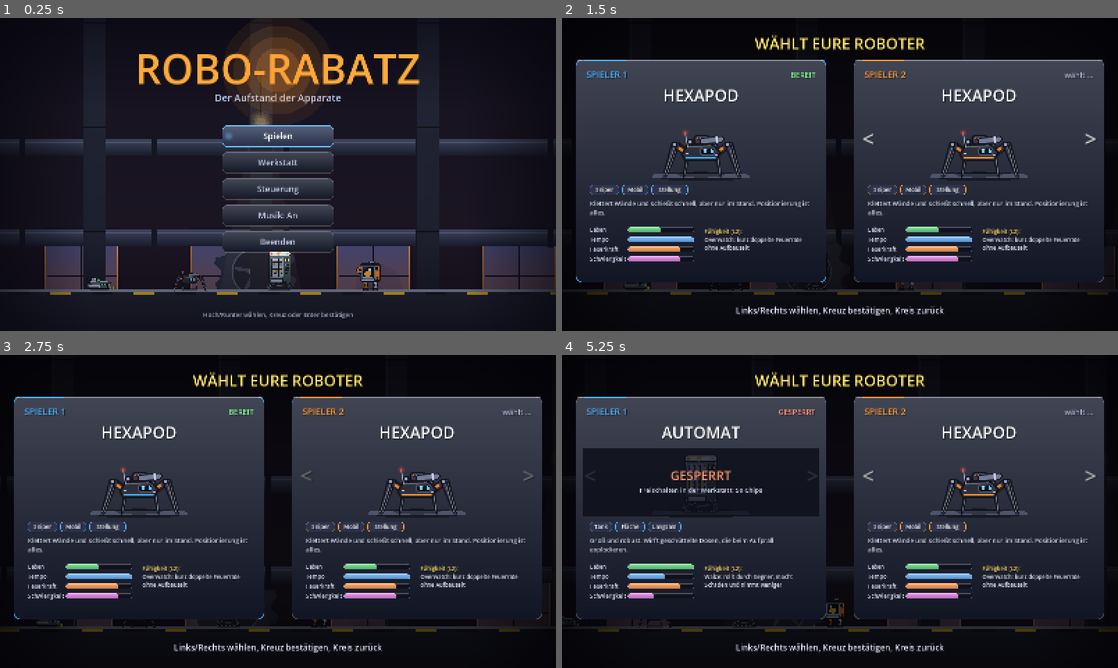
Above: before the commit, frames 1-4 (two rows, left to right).
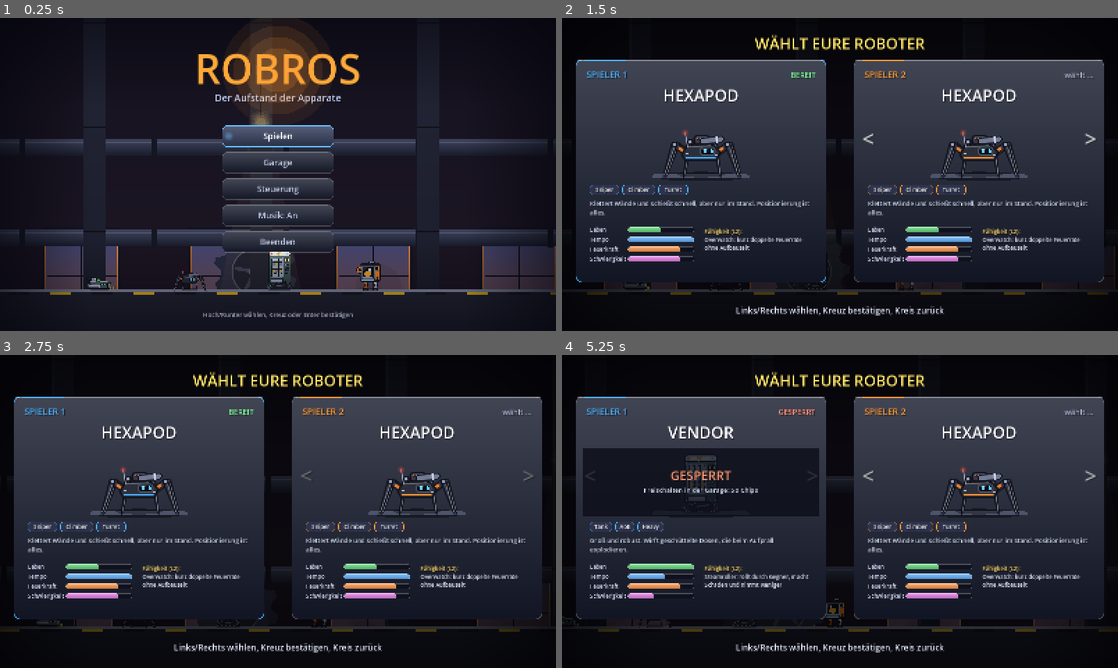
Above: after the commit, the same moments.

Repository: BearsinK/Ares
Game: Godot game, scene res://scenes/title.tscn
Two runs of this game, one before a commit and one after it. Both use one fixed random seed, a clock stepped at 60 frames per second and the inputs below.
Inputs (mouse positions are in pixels of both pictures, inside the frame that each line leads up to):
- Up to frame 1 (0.25 s): no input
- Up to frame 2 (1.5 s): tap Enter (p1_confirm) at 0.5, 1.35 s; move the mouse to (962, 158) at 0.52 s; hold D (p1_right) from 0.53 s (still down); tap E (p1_ability) at 0.6 s; click (962, 158) at 0.67 s; tap Space (p1_jump) at 0.77, 1.07 s; move the mouse to (728, 190) at 1.27 s
- Up to frame 3 (2.75 s): tap Space (p1_jump) at 1.52, 1.82 s; move the mouse to (333, 442) at 2.02 s; release D (p1_right) at 2.03 s; hold A (p1_left) from 2.03 s (still down); tap Shift (p1_dash) at 2.1 s
- Up to frame 4 (5.25 s): move the mouse to (812, 574) at 2.77 s; release A (p1_left) at 2.78 s; hold D (p1_right) 2.78-4.28 s; tap F (p1_fire) at 2.85 s; click (812, 574) at 2.92 s; tap Space (p1_jump) at 3.02, 3.32, 3.77, 4.07, 4.52, 4.82 s; move the mouse to (1006, 558) at 3.52 s; tap R (p1_hook) at 3.6 s; tap Escape (pause) at 4.15 s; move the mouse to (673, 464) at 4.27 s; hold A (p1_left) 4.28-5.03 s; tap G (p1_interact) at 4.35 s; move the mouse to (867, 511) at 5.02 s; hold D (p1_right) from 5.03 s (still down); tap Q (p1_weapon) at 5.1 s; click (867, 511) at 5.17 s

The runs differ from the first frame. In frame 1, 2.3% of the frame differs, in the area x 25-76%, y 11-48%; in frame 2, 0.2%; in frame 3, 0.2%; in frame 4, 1.0%.

Commit message:
Spiel heisst Robros, Namen cooler (Dustgun, Vortex, Heavy Frame, Smelter u.a.), Werkstatt wird Garage
Co-Authored-By: Claude Sonnet 5.5 <noreply@anthropic.com>
Claude-Session: https://claude.ai/code/session_01LWfhWxkDekTWkUA5NKCt1X

Diff:
--- a/project.godot
+++ b/project.godot
@@ -10,7 +10,7 @@
 
 [application]
 
-config/name="Robo-Rabatz"
+config/name="Robros"
 run/main_scene="res://scenes/title.tscn"
 config/features=PackedStringArray("4.7", "GL Compatibility")
 
--- a/scripts/data/elements.gd
+++ b/scripts/data/elements.gd
@@ -5,7 +5,7 @@
 const IDS: Array[String] = ["fire", "water", "ice", "lightning"]
 
 const NAMES := {
-	"fire": "Feuer", "water": "Wasser", "ice": "Eis", "lightning": "Blitz",
+	"fire": "Pyro", "water": "Hydro", "ice": "Cryo", "lightning": "Volt",
 }
 
 const COLORS := {
--- a/scripts/data/enemy_types.gd
+++ b/scripts/data/enemy_types.gd
@@ -5,14 +5,14 @@
 
 const DATA := {
 	"walker": {
-		"name": "Läufer", "color": Color(0.85, 0.3, 0.35), "radius": 14.0,
+		"name": "Grunt", "color": Color(0.85, 0.3, 0.35), "radius": 14.0,
 		"hp": 30.0, "speed": 150.0, "movement": "ground", "jump": 720.0,
 		"attack": "melee", "melee_shape": "cone", "reach": 46.0,
 		"windup": 0.5, "cooldown": 1.3, "damage": 10.0, "knockback": 1.0,
 		"xp": 1, "gold_chance": 0.4, "cost": 1.0, "from_time": 0.0,
 	},
 	"shooter": {
-		"name": "Schütze", "color": Color(0.7, 0.35, 0.85), "radius": 13.0,
+		"name": "Gunner", "color": Color(0.7, 0.35, 0.85), "radius": 13.0,
 		"hp": 25.0, "speed": 80.0, "movement": "ground", "jump": 720.0,
 		"attack": "ranged", "keep_distance": 450.0, "range": 700.0,
 		"windup": 0.8, "lock_time": 0.25, "cooldown": 2.2, "damage": 8.0,
@@ -20,7 +20,7 @@
 		"xp": 2, "gold_chance": 0.5, "cost": 2.0, "from_time": 30.0,
 	},
 	"flyer": {
-		"name": "Flieger", "color": Color(0.95, 0.65, 0.25), "radius": 11.0,
+		"name": "Buzzer", "color": Color(0.95, 0.65, 0.25), "radius": 11.0,
 		"hp": 18.0, "speed": 190.0, "movement": "fly",
 		"attack": "ranged", "keep_distance": 320.0, "range": 650.0,
 		"windup": 0.7, "lock_time": 0.25, "cooldown": 2.6, "damage": 7.0,
@@ -28,7 +28,7 @@
 		"xp": 2, "gold_chance": 0.5, "cost": 2.0, "from_time": 70.0,
 	},
 	"charger": {
-		"name": "Rammbock", "color": Color(0.9, 0.5, 0.15), "radius": 18.0,
+		"name": "Ramtank", "color": Color(0.9, 0.5, 0.15), "radius": 18.0,
 		"hp": 70.0, "speed": 110.0, "movement": "ground", "jump": 600.0,
 		"attack": "charge", "keep_distance": 280.0, "range": 480.0,
 		"windup": 0.8, "lock_time": 0.2, "cooldown": 2.6, "damage": 18.0,
@@ -36,7 +36,7 @@
 		"xp": 3, "gold_chance": 0.7, "cost": 3.0, "from_time": 110.0,
 	},
 	"mortar": {
-		"name": "Mörser", "color": Color(0.3, 0.7, 0.6), "radius": 16.0,
+		"name": "Mortar", "color": Color(0.3, 0.7, 0.6), "radius": 16.0,
 		"hp": 45.0, "speed": 60.0, "movement": "ground", "jump": 500.0,
 		"attack": "strike", "keep_distance": 650.0, "range": 1000.0,
 		"windup": 0.6, "lock_time": 0.0, "cooldown": 3.8, "damage": 20.0,
@@ -55,10 +55,10 @@
 
 ## Elite-Arten: jede hat eine eigene Farbe, einen Namen und eine Mechanik (siehe Enemy._update_elite).
 const ELITE_KINDS := {
-	"fire": {"name": "BRANDHERD", "color": Color(1.0, 0.5, 0.15), "text": "legt Brandherde"},
-	"shield": {"name": "SCHILDTRÄGER", "color": Color(0.45, 0.8, 1.0), "text": "trägt einen Schild"},
-	"storm": {"name": "STURMBOT", "color": Color(0.95, 0.85, 0.3), "text": "feuert Blitzfächer"},
-	"frost": {"name": "FROSTWACHE", "color": Color(0.75, 0.92, 1.0), "text": "bremst in der Nähe"},
+	"fire": {"name": "INFERNO", "color": Color(1.0, 0.5, 0.15), "text": "legt Feuerherde"},
+	"shield": {"name": "BULWARK", "color": Color(0.45, 0.8, 1.0), "text": "trägt einen Schild"},
+	"storm": {"name": "STORMER", "color": Color(0.95, 0.85, 0.3), "text": "feuert Blitzfächer"},
+	"frost": {"name": "FROSTBITE", "color": Color(0.75, 0.92, 1.0), "text": "bremst in der Nähe"},
 }
 
 
--- a/scripts/data/firmware.gd
+++ b/scripts/data/firmware.gd
@@ -4,15 +4,15 @@
 ## Zahl der Stapel (1 = einmalig).
 
 const DATA := {
-	"double_jump": {"name": "Doppelsprung", "text": "ein Sprung mehr in der Luft", "max": 2},
-	"wall_jump": {"name": "Wandsprung", "text": "an Wänden abspringen und rutschen", "max": 1},
-	"glide": {"name": "Gleitschirm", "text": "Sprung halten bremst den Fall", "max": 1},
-	"slam": {"name": "Bodenstoß", "text": "in der Luft runter + Sprung: Aufprall mit Schaden", "max": 1},
-	"hook": {"name": "Greifhaken", "text": "Haken (Quadrat) zieht dich zum Zielpunkt", "max": 1},
-	"dash_charge": {"name": "Dash-Ladung", "text": "eine Dash-Aufladung mehr", "max": 2},
+	"double_jump": {"name": "Double Jump", "text": "ein Sprung mehr in der Luft", "max": 2},
+	"wall_jump": {"name": "Wall Jump", "text": "an Wänden abspringen und rutschen", "max": 1},
+	"glide": {"name": "Glider", "text": "Sprung halten bremst den Fall", "max": 1},
+	"slam": {"name": "Ground Slam", "text": "in der Luft runter + Sprung: Aufprall mit Schaden", "max": 1},
+	"hook": {"name": "Grapple Hook", "text": "Haken (Quadrat) zieht dich zum Zielpunkt", "max": 1},
+	"dash_charge": {"name": "Dash Cell", "text": "eine Dash-Aufladung mehr", "max": 2},
 }
 
 const SHORT := {
-	"double_jump": "Doppelsprung", "wall_jump": "Wandsprung", "glide": "Gleiten",
-	"slam": "Stoß", "hook": "Haken", "dash_charge": "Dash+",
+	"double_jump": "Double Jump", "wall_jump": "Wall Jump", "glide": "Glider",
+	"slam": "Slam", "hook": "Grapple", "dash_charge": "Dash+",
 }
--- a/scripts/data/meta.gd
+++ b/scripts/data/meta.gd
@@ -5,27 +5,27 @@
 
 const UPGRADES := {
 	"vitality": {
-		"name": "Verstärkter Rahmen", "text": "+8 Leben pro Stufe", "max": 5,
+		"name": "Heavy Frame", "text": "+8 Leben pro Stufe", "max": 5,
 		"costs": [20, 30, 45, 65, 90],
 	},
 	"firepower": {
-		"name": "Übertaktete Ladung", "text": "+4% Schaden pro Stufe", "max": 5,
+		"name": "Overcharge", "text": "+4% Schaden pro Stufe", "max": 5,
 		"costs": [25, 35, 50, 70, 95],
 	},
 	"capital": {
-		"name": "Startkapital", "text": "+12 Gold zu Beginn pro Stufe", "max": 5,
+		"name": "Starter Cash", "text": "+12 Gold zu Beginn pro Stufe", "max": 5,
 		"costs": [15, 25, 35, 50, 70],
 	},
 	"scholar": {
-		"name": "Lernchip", "text": "+8% Erfahrung pro Stufe", "max": 4,
+		"name": "Brain Chip", "text": "+8% Erfahrung pro Stufe", "max": 4,
 		"costs": [20, 35, 55, 80],
 	},
 	"joints": {
-		"name": "Turbo-Gelenke", "text": "+3% Tempo pro Stufe", "max": 3,
+		"name": "Turbo Joints", "text": "+3% Tempo pro Stufe", "max": 3,
 		"costs": [25, 45, 70],
 	},
 	"dealer": {
-		"name": "Händlerkontakt", "text": "Erster Reroll im Shop ist gratis", "max": 1,
+		"name": "Black Market", "text": "Erster Reroll im Shop ist gratis", "max": 1,
 		"costs": [60],
 	},
 }
--- a/scripts/data/perks.gd
+++ b/scripts/data/perks.gd
@@ -17,7 +17,7 @@
 		},
 	},
 	"oilchange": {
-		"name": "Ölwechsel",
+		"name": "Oil Change",
 		"mods": {
 			"default": {"max_hp": 25.0},
 			"hexapod": {"max_hp": 15.0, "speed": 0.1},
@@ -25,7 +25,7 @@
 		},
 	},
 	"grease": {
-		"name": "Fettspray",
+		"name": "Nitro Spray",
 		"mods": {
 			"default": {"speed": 0.1},
 			"hexapod": {"speed": 0.15},
@@ -33,7 +33,7 @@
 		},
 	},
 	"coolant": {
-		"name": "Kühlmittel",
+		"name": "Coolant",
 		"mods": {
 			"default": {"dash_cd": 0.2},
 			"hexapod": {"dash_cd": 0.3},
@@ -47,62 +47,62 @@
 		},
 	},
 	"piggy": {
-		"name": "Sparschwein",
+		"name": "Piggy Bank",
 		"mods": {
 			"default": {"gold": 0.25},
 			"roomba": {"gold": 0.4},
 		},
 	},
 	"plating": {
-		"name": "Panzerplatte",
+		"name": "Armor Plate",
 		"mods": {
 			"default": {"dmg_taken": 0.1},
 			"vending": {"dmg_taken": 0.2},
 		},
 	},
 	"chillloop": {
-		"name": "Kühlkreislauf",
+		"name": "Heatsink",
 		"mods": {
 			"default": {"ability_cd": 0.2},
 			"hexapod": {"ability_cd": 0.25},
 		},
 	},
 	"luckychip": {
-		"name": "Glückschip",
+		"name": "Lucky Chip",
 		"mods": {
 			"default": {"crit": 0.12},
 			"hexapod": {"crit": 0.2},
 		},
 	},
 	"scavenger": {
-		"name": "Notstrom",
+		"name": "Backup Power",
 		"mods": {
 			"default": {"kill_heal": 1.0},
 			"vending": {"kill_heal": 1.5},
 		},
 	},
 	"piercer": {
-		"name": "Durchschlag",
+		"name": "Piercer",
 		"mods": {
 			"default": {"pierce": 1.0},
 			"hexapod": {"pierce": 2.0},
 		},
 	},
 	"boomchip": {
-		"name": "Sprengkapsel",
+		"name": "Blast Cap",
 		"mods": {
 			"default": {"death_blast": 10.0},
 			"printer": {"death_blast": 14.0},
 		},
 	},
 	"cablelink": {
-		"name": "Kabelbaum",
+		"name": "Cable Link",
 		"mods": {
 			"default": {"link": 1.0},
 		},
 	},
 	"sharpchip": {
-		"name": "Scharfer Chip",
+		"name": "Sharp Chip",
 		"mods": {
 			"default": {"damage": 0.15},
 			"roomba": {"damage": 0.25, "fire_rate": 0.1},
@@ -115,7 +115,7 @@
 	"dash_cd": "Dash-Ladezeit", "pickup": "Sammelradius", "gold": "Gold",
 	"dmg_taken": "weniger Schaden", "max_hp": "Leben",
 	"ability_cd": "Fähigkeits-Ladezeit", "crit": "Crit-Chance", "kill_heal": "Leben pro Kill",
-	"pierce": "Durchschlag", "death_blast": "Explosionsschaden", "link": "Kabelbaum",
+	"pierce": "Durchschlag", "death_blast": "Explosionsschaden", "link": "Cable Link",
 }
 
 
--- a/scripts/data/robot_classes.gd
+++ b/scripts/data/robot_classes.gd
@@ -23,7 +23,7 @@
 		"weapons": ["dust"],
 		"pickup_bonus": 0.5,
 		"damage_mult": 1.0,
-		"ability": {"id": "suck", "name": "Sog", "cooldown": 9.0, "duration": 1.4},
+		"ability": {"id": "suck", "name": "Vortex", "cooldown": 9.0, "duration": 1.4},
 	},
 	"hexapod": {
 		"name": "Hexapod",
@@ -48,7 +48,7 @@
 		"ability": {"id": "overwatch", "name": "Overwatch", "cooldown": 14.0, "duration": 4.0},
 	},
 	"vending": {
-		"name": "Automat",
+		"name": "Vendor",
 		"color": Color(0.35, 0.75, 0.4),
 		"eye_color": Color(1.0, 0.9, 0.4),
 		"radius": 34.0,
@@ -64,10 +64,10 @@
 		"stationary_fire": false,
 		"weapons": ["can"],
 		"damage_mult": 1.2,
-		"ability": {"id": "roll", "name": "Walze", "cooldown": 12.0, "duration": 3.0},
+		"ability": {"id": "roll", "name": "Steamroller", "cooldown": 12.0, "duration": 3.0},
 	},
 	"printer": {
-		"name": "Drucker",
+		"name": "Printbot",
 		"color": Color(0.2, 0.2, 0.25),
 		"eye_color": Color(1.0, 0.55, 0.2),
 		"radius": 29.0,
@@ -83,7 +83,7 @@
 		"stationary_fire": false,
 		"weapons": ["rapid"],
 		"damage_mult": 1.0,
-		"ability": {"id": "print", "name": "Druck", "cooldown": 15.0, "duration": 9.0},
+		"ability": {"id": "print", "name": "Drone Drop", "cooldown": 15.0, "duration": 9.0},
 	},
 }
 
--- a/scripts/data/wave_modifiers.gd
+++ b/scripts/data/wave_modifiers.gd
@@ -7,11 +7,11 @@
 
 const DATA := {
 	"normal": {"name": "", "text": ""},
-	"swarm": {"name": "SCHWARM", "text": "Viel mehr Gegner, dafür schwächer", "credits": 1.7, "cap": 1.5, "hp": 0.6},
-	"elites": {"name": "ELITE-WELLE", "text": "Viele Elites mit besonderen Fähigkeiten", "elite": 3.5, "credits": 0.8},
-	"armor": {"name": "PANZERWELLE", "text": "Gegner sind zäher, lassen aber doppelt Gold fallen", "hp": 1.5, "gold": 2.0, "credits": 0.85},
-	"air": {"name": "LUFTALARM", "text": "Flieger, Schützen und Mörser greifen an", "kinds": ["flyer", "shooter", "mortar"]},
-	"rush": {"name": "STURM", "text": "Alle Gegner sind schneller", "speed": 1.4, "credits": 0.9},
+	"swarm": {"name": "SWARM", "text": "Viel mehr Gegner, dafür schwächer", "credits": 1.7, "cap": 1.5, "hp": 0.6},
+	"elites": {"name": "ELITE RUSH", "text": "Viele Elites mit besonderen Fähigkeiten", "elite": 3.5, "credits": 0.8},
+	"armor": {"name": "HEAVY METAL", "text": "Gegner sind zäher, lassen aber doppelt Gold fallen", "hp": 1.5, "gold": 2.0, "credits": 0.85},
+	"air": {"name": "AIR RAID", "text": "Buzzer, Gunner und Mortar greifen an", "kinds": ["flyer", "shooter", "mortar"]},
+	"rush": {"name": "OVERDRIVE", "text": "Alle Gegner sind schneller", "speed": 1.4, "credits": 0.9},
 }
 
 const POOL := ["swarm", "elites", "armor", "air", "rush"]
--- a/scripts/data/weapons.gd
+++ b/scripts/data/weapons.gd
@@ -9,38 +9,38 @@
 
 const DATA := {
 	"dust": {
-		"name": "Staubkugeln", "kind": "projectile", "color": Color(0.8, 0.92, 1.0),
+		"name": "Dustgun", "kind": "projectile", "color": Color(0.8, 0.92, 1.0),
 		"fire_rate": 6.0, "damage": 8.0, "pellets": 1, "spread": 0.04,
 		"speed": 950.0, "lifetime": 0.9, "pierce": 0, "size": 4.0,
 		"recoil": 40.0, "shake": 1.0, "sound": "shoot", "barrel": 14.0,
 	},
 	"rapid": {
-		"name": "Schnellfeuer", "kind": "projectile", "color": Color(1.0, 0.9, 0.4),
+		"name": "Rapid", "kind": "projectile", "color": Color(1.0, 0.9, 0.4),
 		"fire_rate": 14.0, "damage": 4.0, "pellets": 1, "spread": 0.1,
 		"speed": 1100.0, "lifetime": 0.8, "pierce": 0, "size": 3.0,
 		"recoil": 25.0, "shake": 0.6, "sound": "shoot", "barrel": 16.0,
 	},
 	"shotgun": {
-		"name": "Schrot", "kind": "projectile", "color": Color(1.0, 0.7, 0.3),
+		"name": "Scatter", "kind": "projectile", "color": Color(1.0, 0.7, 0.3),
 		"fire_rate": 1.3, "damage": 6.0, "pellets": 9, "spread": 0.3,
 		"speed": 900.0, "lifetime": 0.32, "pierce": 0, "size": 3.0,
 		"recoil": 320.0, "shake": 6.0, "sound": "shotgun", "barrel": 12.0,
 	},
 	"rocket": {
-		"name": "Rakete", "kind": "projectile", "color": Color(1.0, 0.45, 0.2),
+		"name": "Rocket", "kind": "projectile", "color": Color(1.0, 0.45, 0.2),
 		"fire_rate": 1.0, "damage": 20.0, "pellets": 1, "spread": 0.0,
 		"speed": 650.0, "lifetime": 1.6, "pierce": 0, "size": 7.0,
 		"explosion_radius": 120.0, "explosion_damage": 45.0,
 		"recoil": 260.0, "shake": 7.0, "sound": "rocket", "barrel": 18.0,
 	},
 	"beam": {
-		"name": "Strahl", "kind": "hitscan", "color": Color(0.4, 1.0, 1.0),
+		"name": "Beam", "kind": "hitscan", "color": Color(0.4, 1.0, 1.0),
 		"fire_rate": 20.0, "damage": 3.5, "range": 650.0, "pierce": 99,
 		"width": 5.0, "tracer_life": 0.06,
 		"recoil": 15.0, "shake": 0.6, "sound": "beam", "barrel": 16.0,
 	},
 	"can": {
-		"name": "Dose", "kind": "lob", "color": Color(0.72, 0.86, 0.8),
+		"name": "Soda Bomb", "kind": "lob", "color": Color(0.72, 0.86, 0.8),
 		"fire_rate": 2.8, "damage": 12.0, "pellets": 1, "spread": 0.0,
 		"speed": 700.0, "speed_max": 1000.0, "gravity": 1400.0, "lifetime": 4.0,
 		"pierce": 0, "size": 9.0,
@@ -51,7 +51,7 @@
 		"recoil": 60.0, "shake": 2.0, "sound": "can_throw", "barrel": 16.0,
 	},
 	"turret": {
-		"name": "Geschütz", "kind": "hitscan", "color": Color(0.75, 0.9, 1.0),
+		"name": "Turret", "kind": "hitscan", "color": Color(0.75, 0.9, 1.0),
 		"fire_rate": 2.8, "damage": 34.0, "range": 1500.0, "pierce": 3,
 		"width": 3.0, "tracer_life": 0.12,
 		"recoil": 0.0, "shake": 3.0, "sound": "turret", "barrel": 26.0,
--- a/scripts/game/boss.gd
+++ b/scripts/game/boss.gd
@@ -51,7 +51,7 @@
 var phase := 1
 var open := false
 var dying := false
-var boss_name := "DER SCHMELZER"
+var boss_name := "SMELTER"
 var banner := ""
 var banner_time := 0.0
 var statuses: StatusEffects
@@ -84,7 +84,7 @@
 	shape.shape = rect
 	shape.position = Vector2(0.0, -310.0)
 	add_child(shape)
-	_say("ENDBOSS: DER SCHMELZER", 3.2)
+	_say("ENDBOSS: SMELTER", 3.2)
 	if arena != null:
 		arena.belt_speed = BELT_SPEEDS[0]
 
--- a/scripts/game/hud.gd
+++ b/scripts/game/hud.gd
@@ -80,7 +80,7 @@
 	_text(panel.position + Vector2(0, 28), "STEUERUNG", 16, Color(1.0, 0.85, 0.4, alpha), HORIZONTAL_ALIGNMENT_CENTER, panel.size.x)
 	_text(panel.position + Vector2(0, 56), "Controller: R2 schießen   R1 Dash   L1 Sprung   L2 Fähigkeit   Dreieck Waffe   Kreis Partner beleben", 15, Color(0.9, 0.92, 1.0, alpha), HORIZONTAL_ALIGNMENT_CENTER, panel.size.x)
 	_text(panel.position + Vector2(0, 80), "Tastatur P1: WASD, Maus, Leertaste, Shift, E     P2: Pfeile, Punkt, Strich, Komma     F11 Vollbild", 15, Color(0.7, 0.74, 0.9, alpha), HORIZONTAL_ALIGNMENT_CENTER, panel.size.x)
-	_text(panel.position + Vector2(0, 102), "Je weiter ihr kommt, desto mehr Chips gibt es für die Werkstatt.", 13, Color(0.6, 0.95, 1.0, alpha * 0.9), HORIZONTAL_ALIGNMENT_CENTER, panel.size.x)
+	_text(panel.position + Vector2(0, 102), "Je weiter ihr kommt, desto mehr Chips gibt es für die Garage.", 13, Color(0.6, 0.95, 1.0, alpha * 0.9), HORIZONTAL_ALIGNMENT_CENTER, panel.size.x)
 
 
 func _draw_flash(view: Vector2) -> void:
@@ -208,7 +208,7 @@
 	var status := "PANZER GESCHLOSSEN: nur 25 Prozent Schaden" if not boss.open else "KERN OFFEN: voller Schaden"
 	if boss.is_invulnerable() and not boss.dying:
 		status = "unverwundbar"
-	_text(Vector2(0, 78), "%s     Schwach gegen Wasser und Eis" % status, 14, Color(0.85, 0.87, 0.95), HORIZONTAL_ALIGNMENT_CENTER, view.x)
+	_text(Vector2(0, 78), "%s     Schwach gegen Hydro und Cryo" % status, 14, Color(0.85, 0.87, 0.95), HORIZONTAL_ALIGNMENT_CENTER, view.x)
 	if boss.banner_time > 0.0:
 		var alpha := clampf(boss.banner_time / 0.4, 0.0, 1.0)
 		_text(Vector2(0, view.y * 0.3), boss.banner, 46, Color(1.0, 0.8, 0.3, alpha), HORIZONTAL_ALIGNMENT_CENTER, view.x)
--- a/scripts/game/pause_menu.gd
+++ b/scripts/game/pause_menu.gd
@@ -172,7 +172,7 @@
 	var color := Color(0.5, 1.0, 0.6) if victory else Color(1.0, 0.4, 0.4)
 	UiKit.text(_canvas, Vector2(0, 190), title, 84, color, HORIZONTAL_ALIGNMENT_CENTER, view.x)
 	if victory:
-		UiKit.text(_canvas, Vector2(0, 232), "Der Schmelzer ist besiegt. Die Fabrik steht still.", 22, Color(0.85, 0.9, 1.0), HORIZONTAL_ALIGNMENT_CENTER, view.x)
+		UiKit.text(_canvas, Vector2(0, 232), "Der Smelter ist erledigt. Die Fabrik steht still.", 22, Color(0.85, 0.9, 1.0), HORIZONTAL_ALIGNMENT_CENTER, view.x)
 	var seconds := int(main.director.time)
 	var panel := Rect2(Vector2(view.x * 0.5 - 420.0, 270.0), Vector2(840, 250))
 	Art.panel(_canvas, panel, Color(0.09, 0.11, 0.18), 18.0, Color(1, 1, 1, 0.25))
--- a/scripts/game/title_screen.gd
+++ b/scripts/game/title_screen.gd
@@ -4,7 +4,7 @@
 
 enum State { MAIN, SELECT, CONTROLS, WORKSHOP, STARTING }
 
-const MENU_ITEMS: Array[String] = ["Spielen", "Werkstatt", "Steuerung", "Musik", "Beenden"]
+const MENU_ITEMS: Array[String] = ["Spielen", "Garage", "Steuerung", "Musik", "Beenden"]
 const COUNTDOWN := 1.1
 
 var state := State.MAIN
@@ -218,7 +218,7 @@
 func _draw_main(view: Vector2) -> void:
 	# Logo.
 	var pulse := 0.5 + 0.5 * sin(_time * 2.0)
-	UiKit.text(_ui, Vector2(0, 190), "ROBO-RABATZ", 118, Color(1.0, 0.85, 0.3).lerp(Color(1.0, 0.6, 0.2), pulse), HORIZONTAL_ALIGNMENT_CENTER, view.x)
+	UiKit.text(_ui, Vector2(0, 190), "ROBROS", 118, Color(1.0, 0.85, 0.3).lerp(Color(1.0, 0.6, 0.2), pulse), HORIZONTAL_ALIGNMENT_CENTER, view.x)
 	UiKit.text(_ui, Vector2(0, 240), "Der Aufstand der Apparate", 28, Color(0.8, 0.85, 1.0), HORIZONTAL_ALIGNMENT_CENTER, view.x)
 	Art.glow(_ui, Vector2(view.x * 0.5, 150), 160.0, Color(1.0, 0.6, 0.2))
 	for i in MENU_ITEMS.size():
@@ -229,7 +229,7 @@
 
 func _draw_workshop(view: Vector2) -> void:
 	_ui.draw_rect(Rect2(Vector2.ZERO, view), Color(0, 0, 0, 0.72))
-	UiKit.text(_ui, Vector2(0, 80), "WERKSTATT", 52, Color(1.0, 0.9, 0.4), HORIZONTAL_ALIGNMENT_CENTER, view.x)
+	UiKit.text(_ui, Vector2(0, 80), "GARAGE", 52, Color(1.0, 0.9, 0.4), HORIZONTAL_ALIGNMENT_CENTER, view.x)
 	var stats := SaveData.stats()
 	UiKit.text(_ui, Vector2(0, 112), "Läufe %d    Beste Welle %d    Boss besiegt %d" % [int(stats.runs), int(stats.best_wave), int(stats.boss_kills)], 17, Color(0.7, 0.74, 0.88), HORIZONTAL_ALIGNMENT_CENTER, view.x)
 	var chips_rect := Rect2(Vector2(view.x * 0.5 - 130.0, 128.0), Vector2(260, 44))
@@ -308,7 +308,7 @@
 	if not available:
 		_ui.draw_rect(Rect2(panel.position + Vector2(20, 150), Vector2(panel.size.x - 40.0, 195)), Color(0.04, 0.05, 0.09, 0.78))
 		UiKit.text(_ui, panel.position + Vector2(0, 240), "GESPERRT", 36, Color(1.0, 0.6, 0.45), HORIZONTAL_ALIGNMENT_CENTER, panel.size.x)
-		UiKit.text(_ui, panel.position + Vector2(0, 275), "Freischalten in der Werkstatt: %d Chips" % int(Meta.CLASS_UNLOCKS[class_id]), 19, Color(0.85, 0.88, 0.97), HORIZONTAL_ALIGNMENT_CENTER, panel.size.x)
+		UiKit.text(_ui, panel.position + Vector2(0, 275), "Freischalten in der Garage: %d Chips" % int(Meta.CLASS_UNLOCKS[class_id]), 19, Color(0.85, 0.88, 0.97), HORIZONTAL_ALIGNMENT_CENTER, panel.size.x)
 	# Tags, Beschreibung, Werte.
 	var tag_x := panel.position.x + 40.0
 	for tag in info.tags:
--- a/scripts/game/ui_kit.gd
+++ b/scripts/game/ui_kit.gd
@@ -6,27 +6,27 @@
 
 const CLASS_INFO := {
 	"roomba": {
-		"tags": ["Sauger", "Support", "Wendig"],
+		"tags": ["Vacuum", "Support", "Agile"],
 		"blurb": "Flache Scheibe mit Roboterarm. Schwacher Dauerbeschuss, großer Sammelradius, saugt Beute und Gegner heran.",
-		"ability": "Sog: zieht Gegner und Beute heran",
+		"ability": "Vortex: zieht Gegner und Beute heran",
 		"damage": 3, "difficulty": 2,
 	},
 	"hexapod": {
-		"tags": ["Sniper", "Mobil", "Stellung"],
+		"tags": ["Sniper", "Climber", "Turret"],
 		"blurb": "Klettert Wände und schießt schnell, aber nur im Stand. Positionierung ist alles.",
 		"ability": "Overwatch: kurz doppelte Feuerrate ohne Aufbauzeit",
 		"damage": 4, "difficulty": 4,
 	},
 	"vending": {
-		"tags": ["Tank", "Fläche", "Langsam"],
+		"tags": ["Tank", "AoE", "Heavy"],
 		"blurb": "Groß und robust. Wirft geschüttelte Dosen, die beim Aufprall explodieren.",
-		"ability": "Walze: rollt durch Gegner, macht Schaden und nimmt weniger",
+		"ability": "Steamroller: rollt durch Gegner, macht Schaden und nimmt weniger",
 		"damage": 4, "difficulty": 2,
 	},
 	"printer": {
-		"tags": ["Schwarm", "Utility", "Vielseitig"],
+		"tags": ["Swarm", "Utility", "Flex"],
 		"blurb": "Läuft auf gedruckten Beinen, druckt Drohnen als zusätzliche Waffen.",
-		"ability": "Druck: zwei explosive Drohnen jagen Gegner",
+		"ability": "Drone Drop: zwei explosive Drohnen jagen Gegner",
 		"damage": 2, "difficulty": 3,
 	},
 }
Not shown, changed: CLAUDE.md
Not shown, changed: docs/DESIGN.md
